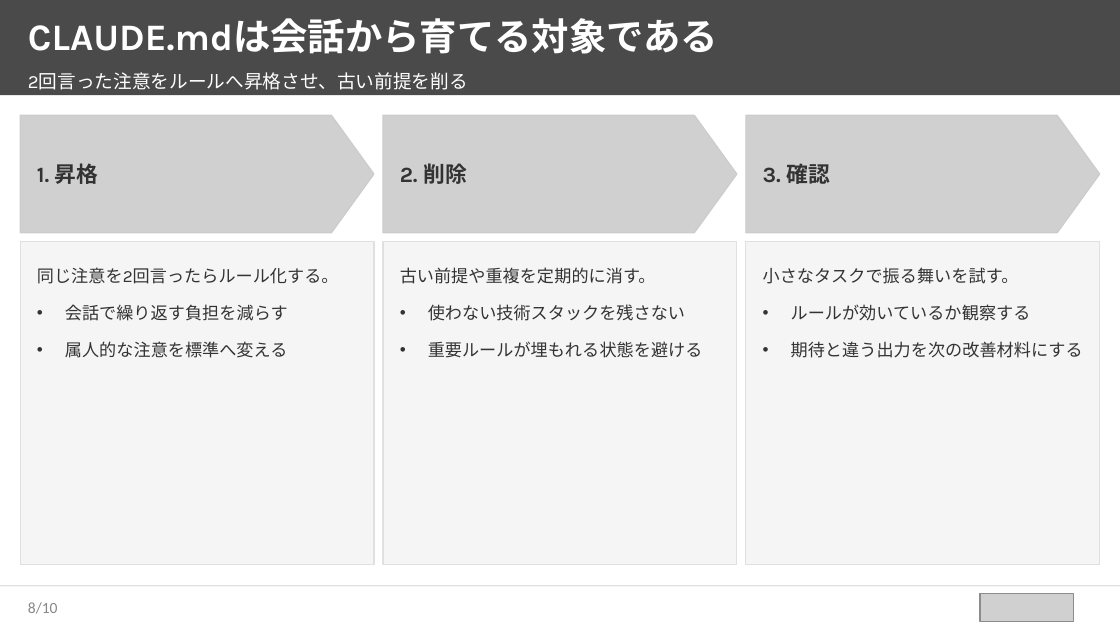
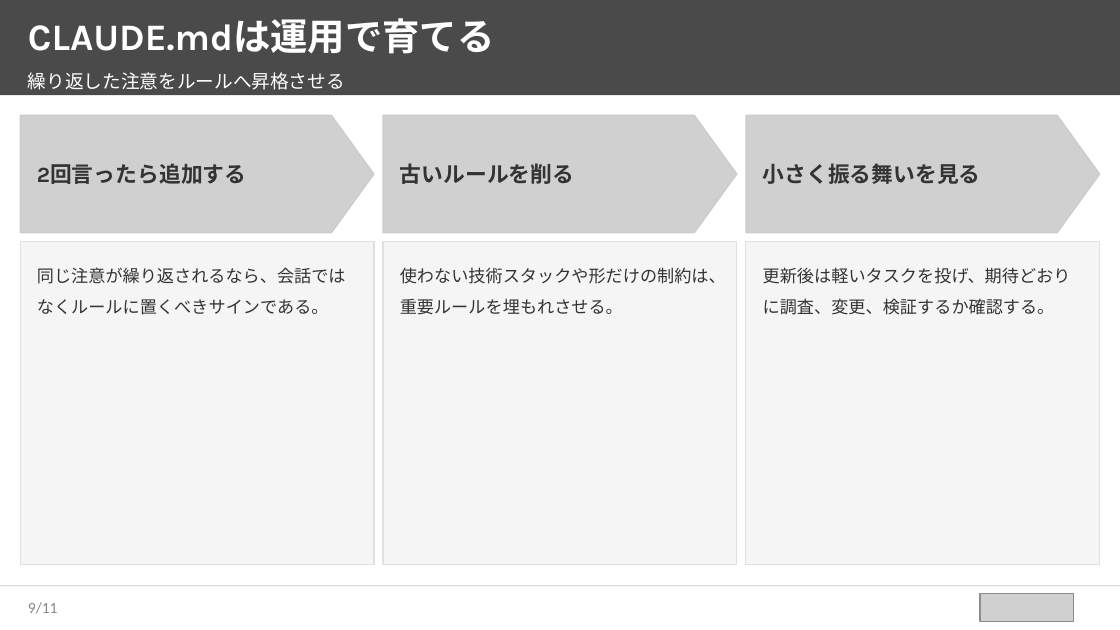
Before and after one commit to takuya109048/html2pptx, a slide deck: slide 10 of sample_source_deck.pptx (slide 9 before the commit). Drawn at 1120x630 pixels with LibreOffice and Linux fonts; fonts in the diff are those of the drawing; grey boxes stand for pictures. Boxes give left, top, right and bottom in pixels: in the first picture for what was removed or moved away, otherwise in the second. Text is boxed around its words. In the diff, an @@ line names an element or a change of style, - is before the commit and + after.

```diff
--- a/sample_source_deck.pptx
+++ b/sample_source_deck.pptx
@@ text at [28, 18, 494, 54]: text changed; font Calibri to Karla @@
-CLAUDE.mdは会話から育てる対象である
+CLAUDE.mdは運用で育てる
@@ text at [28, 72, 345, 90]: text changed @@
-2回言った注意をルールへ昇格させ、古い前提を削る
+繰り返した注意をルールへ昇格させる
@@ text at [37, 163, 247, 184]: text changed; font Karla to Calibri @@
-1. 昇格
+2回言ったら追加する
@@ text at [400, 163, 574, 184]: text changed; font Karla to Calibri @@
-2. 削除
+古いルールを削る
@@ text at [763, 163, 981, 184]: text changed; font Karla to Calibri @@
-3. 確認
+小さく振る舞いを見る
@@ text at [37, 267, 346, 315]: text changed @@
-同じ注意を2回言ったらルール化する。
-• 会話で繰り返す負担を減らす
-• 属人的な注意を標準へ変える
+同じ注意が繰り返されるなら、会話ではなくルールに置くべきサインである。
@@ text at [400, 267, 726, 315]: text changed @@
-古い前提や重複を定期的に消す。
-• 使わない技術スタックを残さない
-• 重要ルールが埋もれる状態を避ける
+使わない技術スタックや形だけの制約は、重要ルールを埋もれさせる。
@@ text at [763, 267, 1071, 315]: text changed @@
-小さなタスクで振る舞いを試す。
-• ルールが効いているか観察する
-• 期待と違う出力を次の改善材料にする
+更新後は軽いタスクを投げ、期待どおりに調査、変更、検証するか確認する。
@@ page number at [28, 602, 58, 614]: text changed @@
-8/10
+9/11
```
Also in this commit, not shown: 8 other slides changed, 2 slides added, 1 slide removed, 2 other files.
